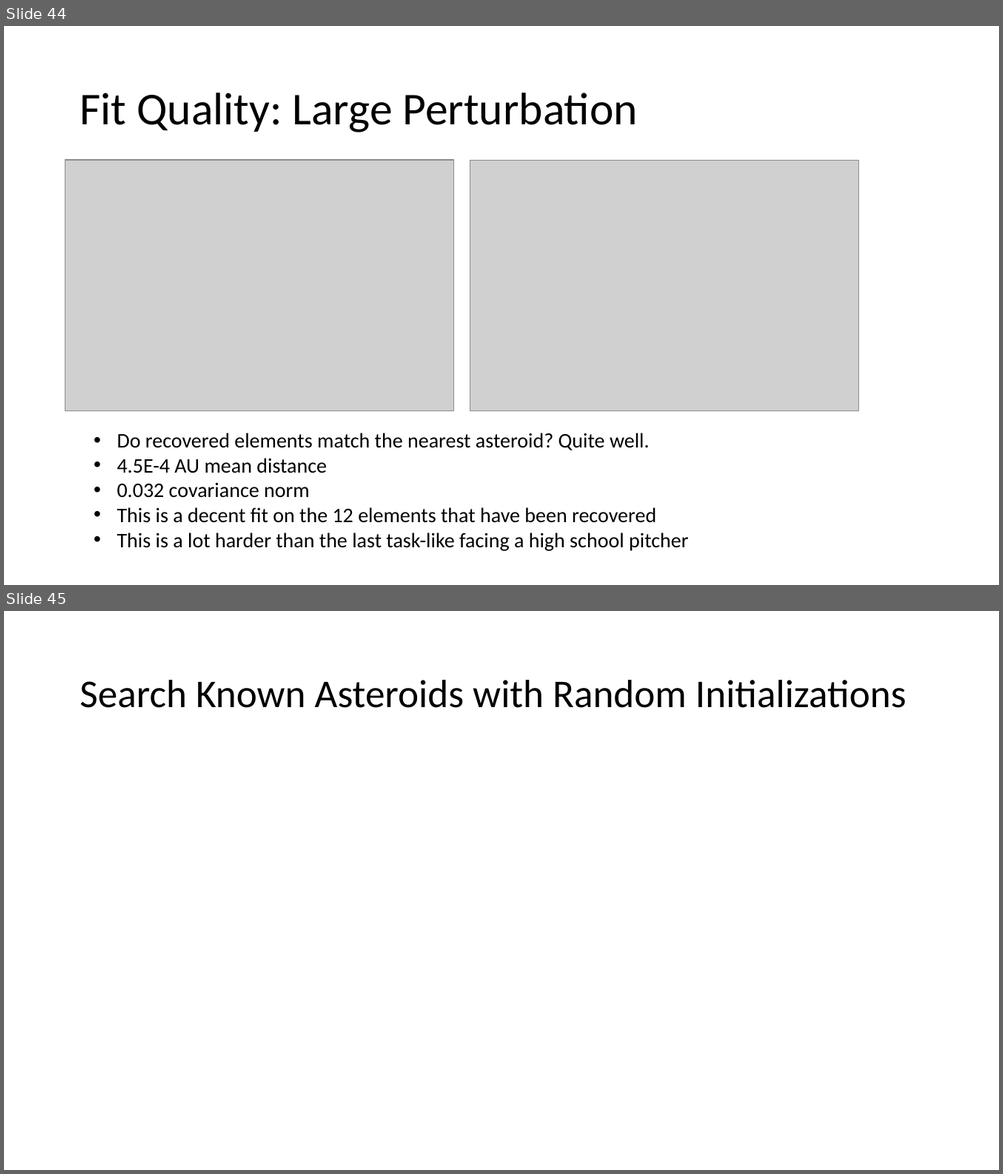
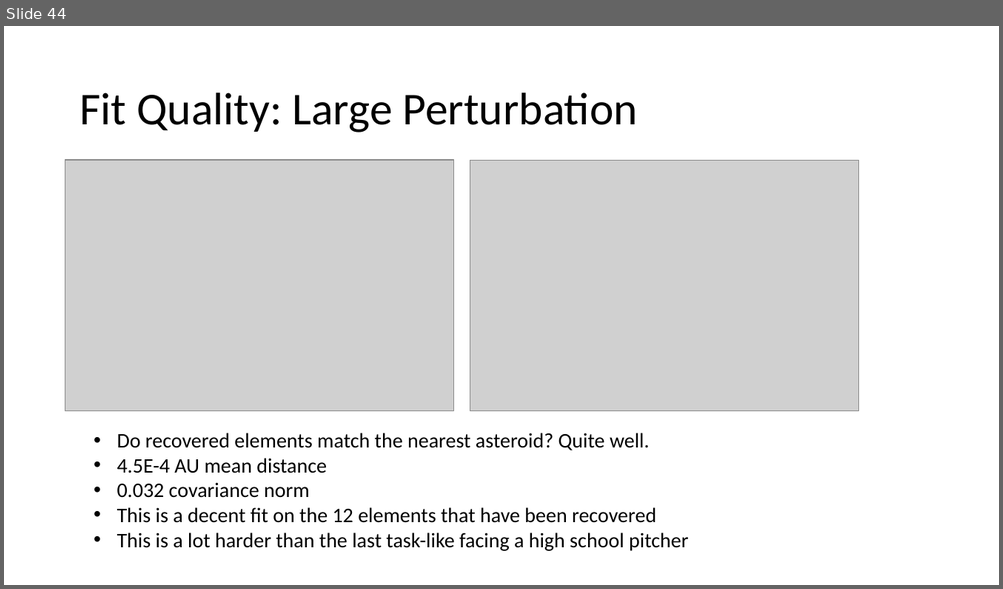
Before and after one commit to memanuel/kepler-sieve, a slide deck: thesis/kepler-sieve-slides.pptx. Shown one above the other, each under a label of ours: slides 44 and 45 before the commit, slide 44 after it. The pictures are 1003x1174 and 1003x589 pixels, drawn with LibreOffice and Linux fonts; fonts in the diff are those of the drawing; grey boxes stand for pictures. Boxes give left, top, right and bottom in pixels: in the first picture for what was removed or moved away, otherwise in the second. Text is boxed around its words. In the diff, an @@ line names an element or a change of style, - is before the commit and + after.

```diff
--- a/thesis/kepler-sieve-slides.pptx
+++ b/thesis/kepler-sieve-slides.pptx
@@ slide 45 removed at [4,611,999,1170], background #FFFFFF @@
@@ title removed at [79,680,906,708] @@
-Search Known Asteroids with Random Initializations
```
Also in this commit, not shown: 8 slides added, 2 other files.
